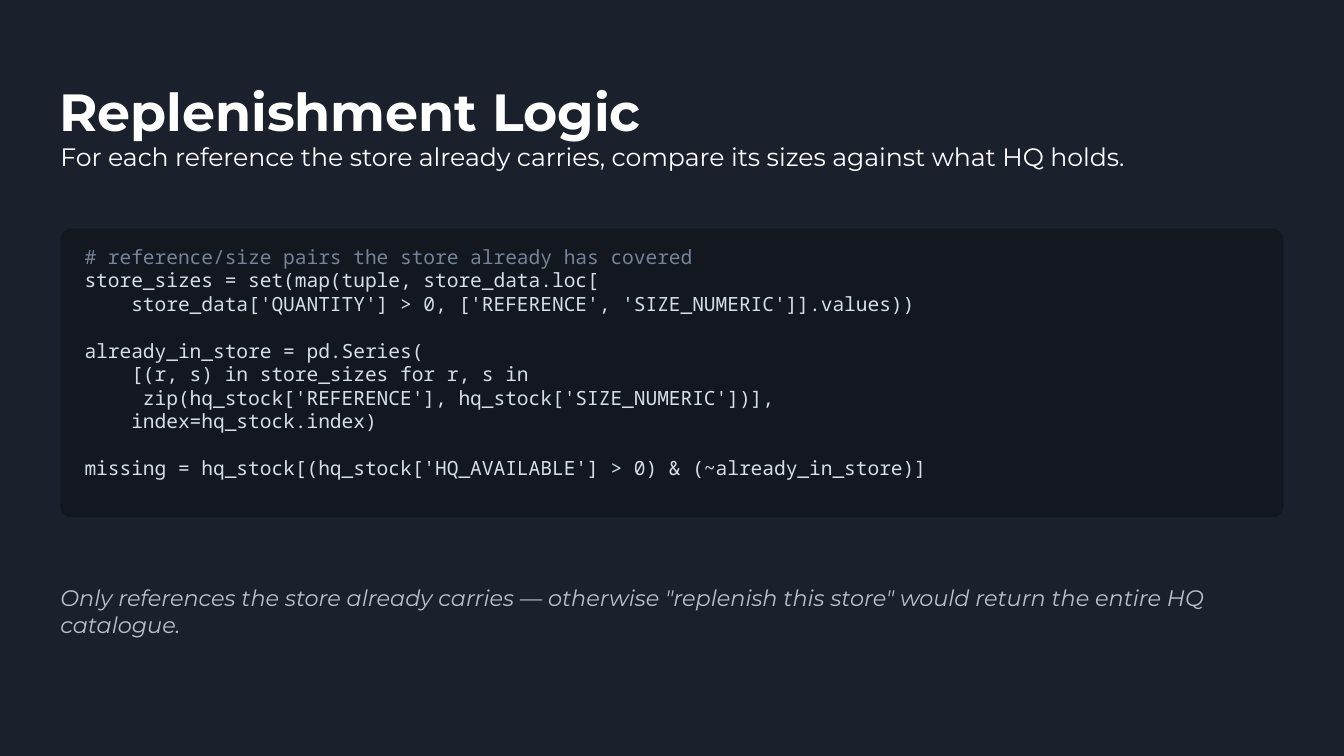
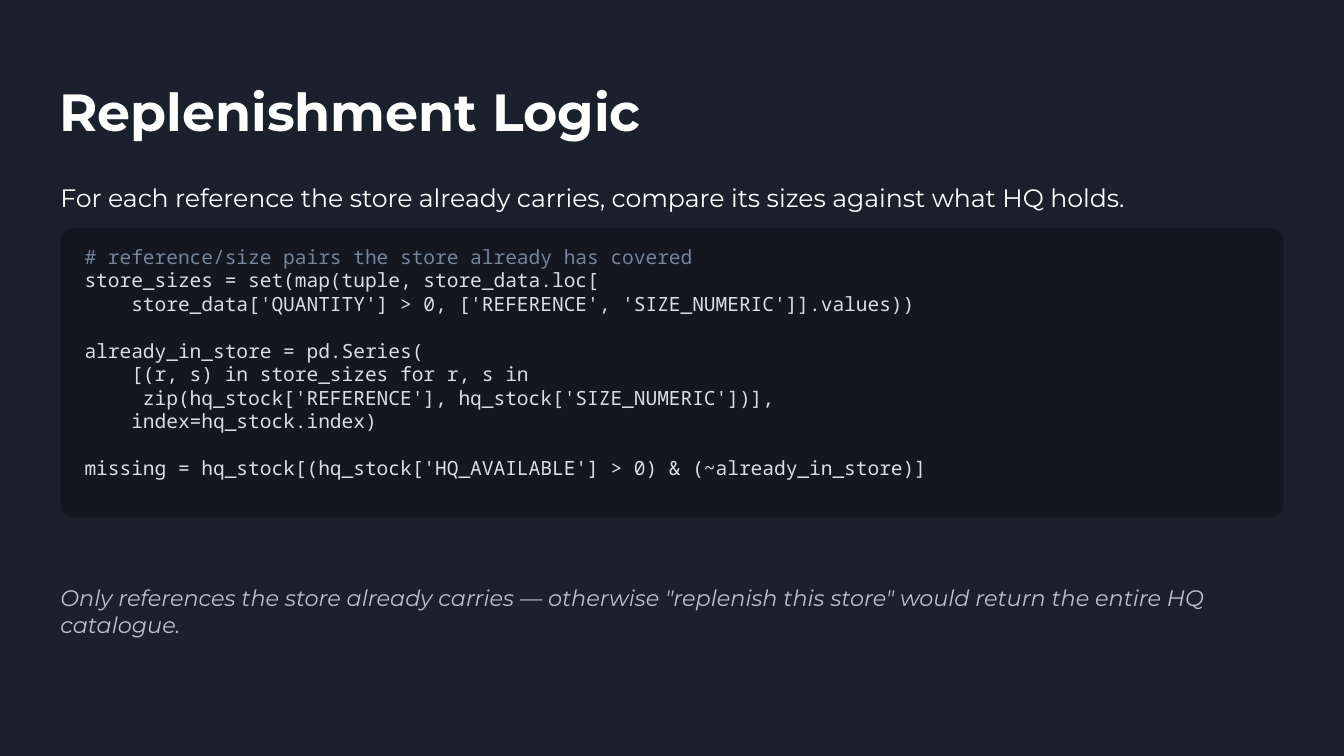
Before and after one commit to nelsonp55/stock-replenishment-assistant, a slide deck: slide 13 of presentation/presentation.pptx (slide 11 before the commit). Drawn at 1344x756 pixels with LibreOffice and Linux fonts; fonts in the diff are those of the drawing. Boxes give left, top, right and bottom in pixels: in the first picture for what was removed or moved away, otherwise in the second. Text is boxed around its words. In the diff, an @@ line names an element or a change of style, - is before the commit and + after.

```diff
--- a/presentation/presentation.pptx
+++ b/presentation/presentation.pptx
@@ text "For each reference the store ..." rewrapped from [60, 141, 1124, 171] to [60, 188, 1124, 212] @@
```
Also in this commit, not shown: 7 other slides changed, 5 slides added, 3 slides removed, 5 other files.
